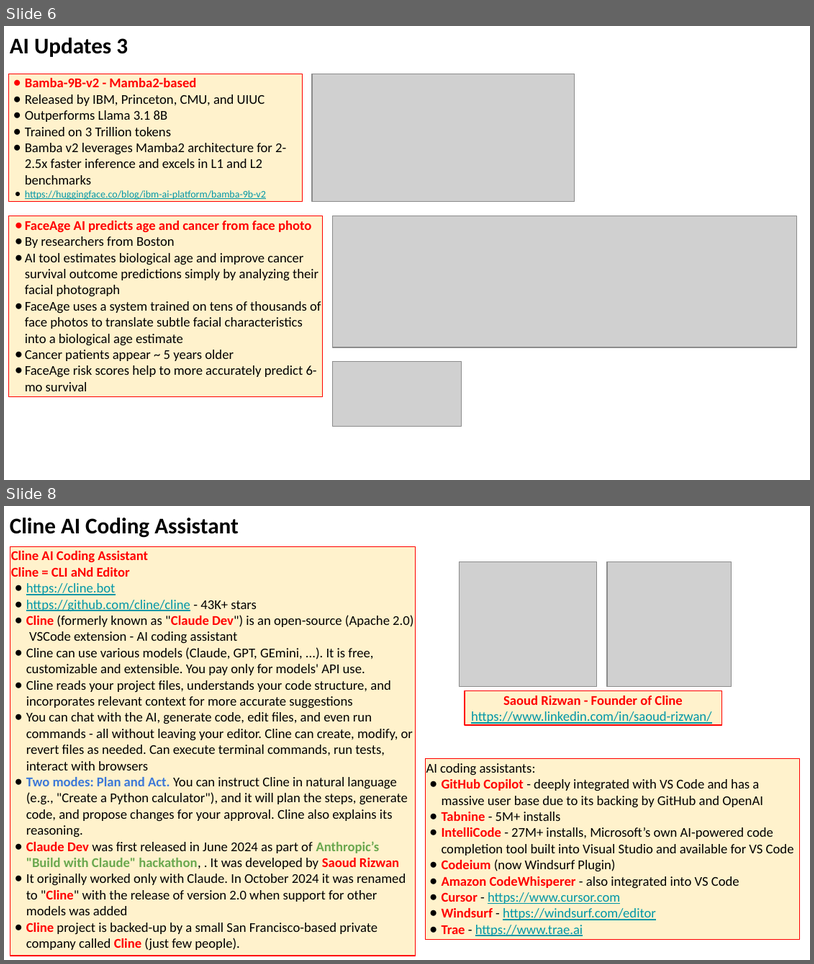
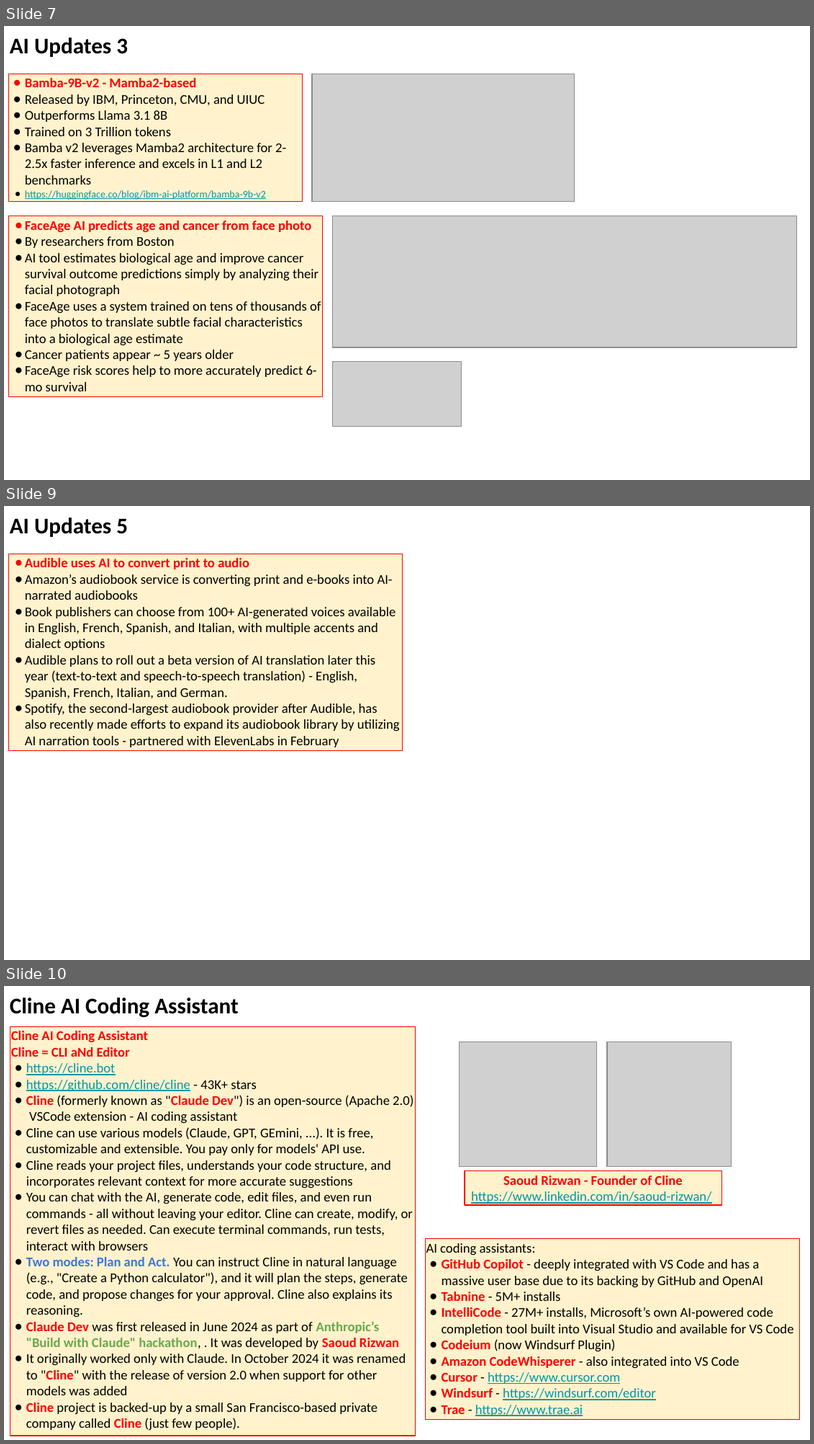
Before and after one commit to lselector/seminar, a slide deck: 2025/2025-05-16-AI-Updates.pptx. Shown one above the other, each under a label of ours: slides 6 and 8 before the commit, slides 7, 9 and 10 after it; the slides between them are not shown. The pictures are 814x964 and 814x1444 pixels, drawn with LibreOffice and Linux fonts; fonts in the diff are those of the drawing; grey boxes stand for pictures. Boxes give left, top, right and bottom in pixels: in the first picture for what was removed or moved away, otherwise in the second. Text is boxed around its words. In the diff, an @@ line names an element or a change of style, - is before the commit and + after.

```diff
--- a/2025/2025-05-16-AI-Updates.pptx
+++ b/2025/2025-05-16-AI-Updates.pptx
@@ slide 9 added at box(4, 506, 810, 960), background #FFFFFF @@
@@ text added at box(10, 518, 128, 537), 20 pt, text #000000, bold @@
+AI Updates 5
@@ rectangle added at box(9, 554, 402, 750), fill #FFF2CC, outline #FF0000 0.75 pt, 12 pt, text #000000 @@
+● Audible uses AI to convert print to audio
+● Amazon’s audiobook service is converting print and e-books into AI-narrated audiobooks
+● Book publishers can choose from 100+ AI-generated voices available in English, French, Spanish, and Italian, with multiple accents and dialect options
+● Audible plans to roll out a beta version of AI translation later this year (text-to-text and speech-to-speech translation) - English, Spanish, French, Italian, and German.
+● Spotify, the second-largest audiobook provider after Audible, has also recently made efforts to expand its audiobook library by utilizing AI narration tools - partnered with ElevenLabs in February
@@ what was slide 6 is now slide 7 @@
@@ what was slide 8 is now slide 10 @@
```
Also in this commit, not shown: 5 slides changed, 1 other slide added.
